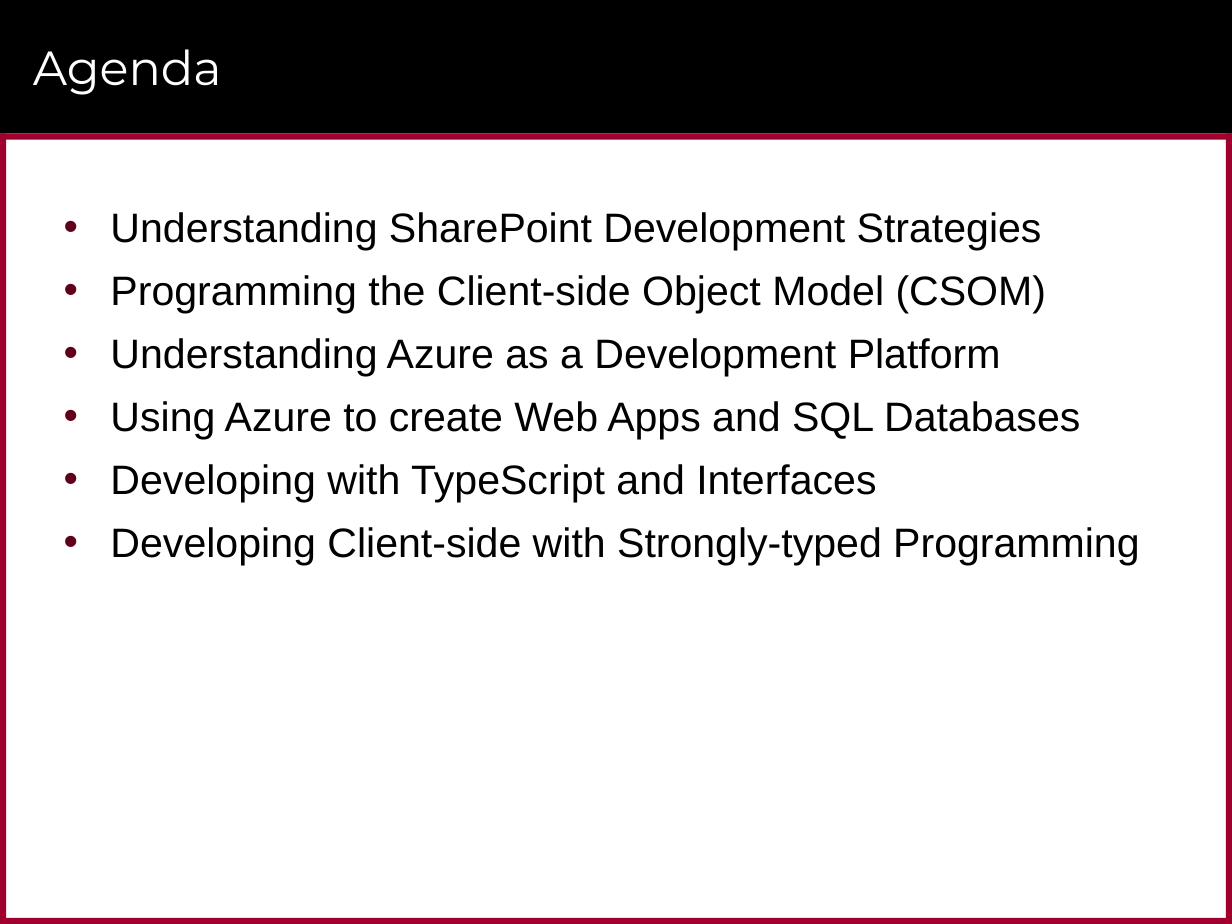
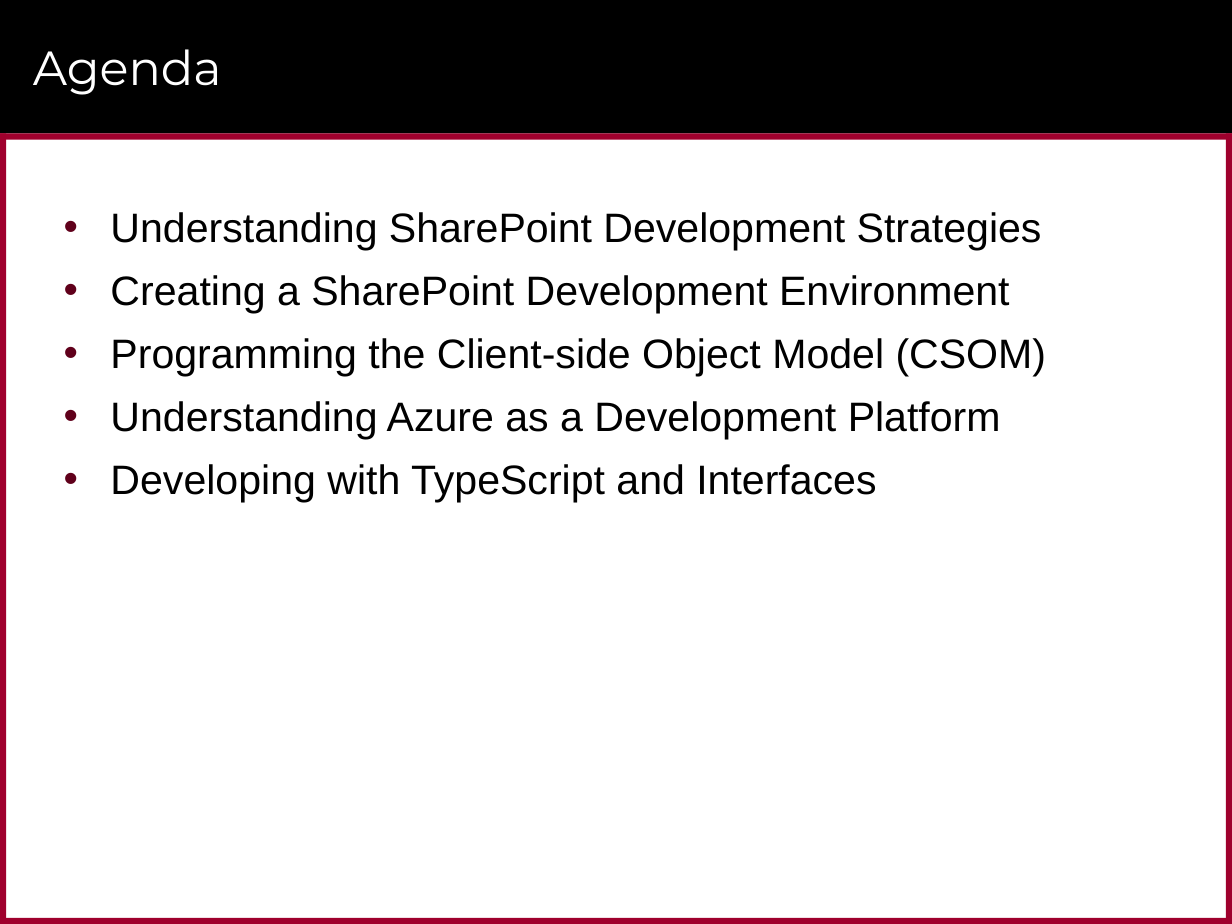
Before and after one commit to CriticalPathTraining/MSD365_Courseware, a slide deck: slide 3 of 01 GettingStarted.pptx. Drawn at 1232x924 pixels with LibreOffice and Linux fonts; fonts in the diff are those of the drawing; background and template pictures are left out. Boxes give left, top, right and bottom in pixels: in the first picture for what was removed or moved away, otherwise in the second. Text is boxed around its words. In the diff, an @@ line names an element or a change of style, - is before the commit and + after.

```diff
--- a/01 GettingStarted.pptx
+++ b/01 GettingStarted.pptx
@@ text at (110, 275, 1010, 313): paragraph added @@
+• Creating a SharePoint Development Environment
@@ text at (110, 401, 1080, 439): paragraph removed @@
-• Using Azure to create Web Apps and SQL Databases
@@ text at (110, 527, 1139, 565): paragraph removed @@
-• Developing Client-side with Strongly-typed Programming
```
Also in this commit, not shown: 3 other slides changed, 37 slides added, 17 slides removed, 19 other files.
